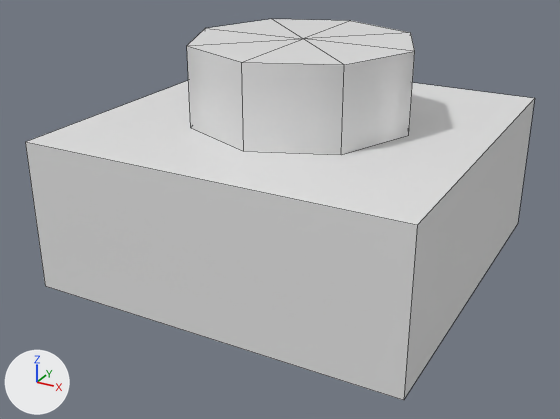
An edit to the Blender file datas/meshes/plate_1x1.blend, drawn before and after from the same camera.
One viewpoint serves both versions: a 50 mm lens placed at (0.342, -0.667, 0.379), pointed at (-0.008, -0.031, 0.061). Lighting does not change. The marker at lower left points along +X, +Y and +Z. Mesh edges are drawn as thin lines.

Script lines for the objects in view, before the commit:
```python
me_cube = bpy.data.meshes.new('Cube')
me_cube.from_pydata(...)  # 33 vertices, 22 faces; spans x -0.188..0.188, y -0.188..0.188, z 0.0..0.229
me_cube.materials.append(mat_material)  # white #e7e7e7
ob_plate_1x1 = bpy.data.objects.new('plate_1x1', me_cube)
ob_plate_1x1.location = (0.0, 0.0, 0.0)
```
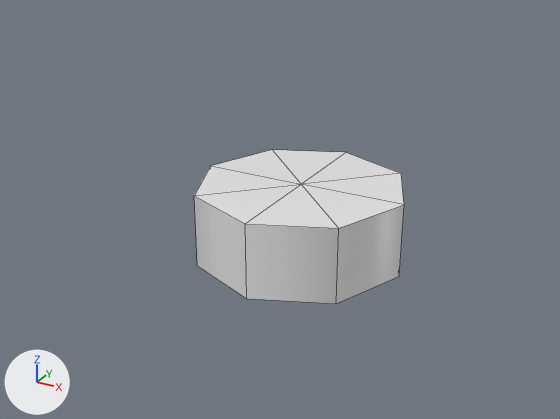
What differs and where, as boxes [x1, y1, x2, y2] in the pictures (560 x 419 px; the box of a moved part takes in the faces that stretch with it):
'plate_1x1', reshaped (59% narrower, 59% shorter)
    before: [25, 19, 535, 400]
    after: [194, 150, 404, 304]
part 1 of me_cube, moved or reshaped
    before: [187, 46, 415, 155]
    after: [194, 196, 404, 304]
part 2 of me_cube, moved or reshaped
    before: [187, 19, 415, 65]
    after: [194, 150, 404, 228]
part 3 of me_cube, deleted
    before: [25, 80, 535, 400]

The edits, one by one:
me_cube has 33 vertices, 22 faces and spans x -0.188..0.188, y -0.188..0.188, z 0.0..0.229.
me_cube is used by ob_plate_1x1; location (0.0, 0.0, 0.0).
me_cube part 1: the loose piece of 16 vertices spanning x -0.113..0.113, y -0.113..0.113, z 0.15..0.229 is moved by (0.0, 0.0, -0.15).
me_cube part 2: the loose piece of 9 vertices spanning x -0.113..0.113, y -0.113..0.113, z 0.229 is moved by (0.0, 0.0, -0.15).
me_cube part 3: the loose piece of 8 vertices spanning x -0.188..0.188, y -0.188..0.188, z 0.0..0.15 is deleted.
